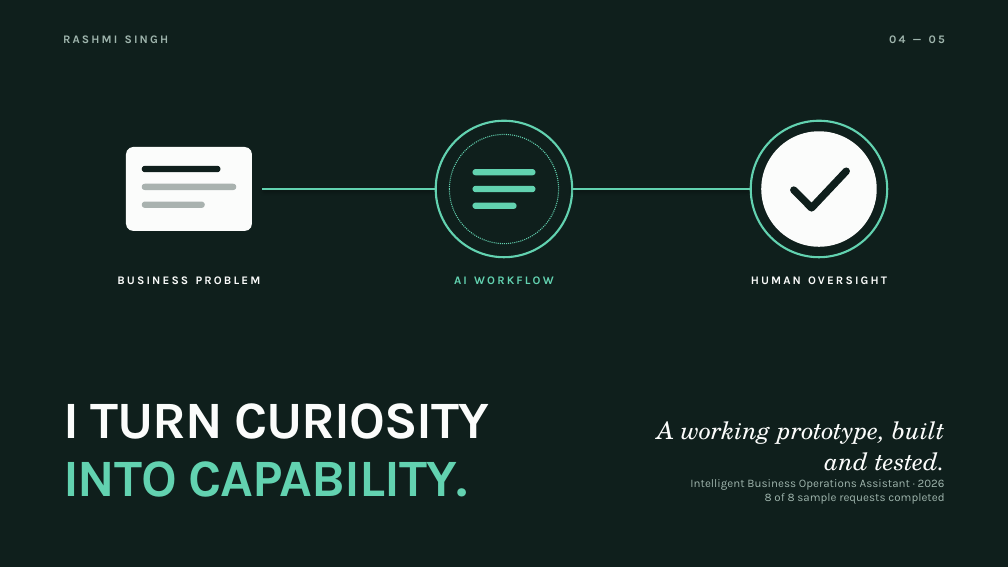
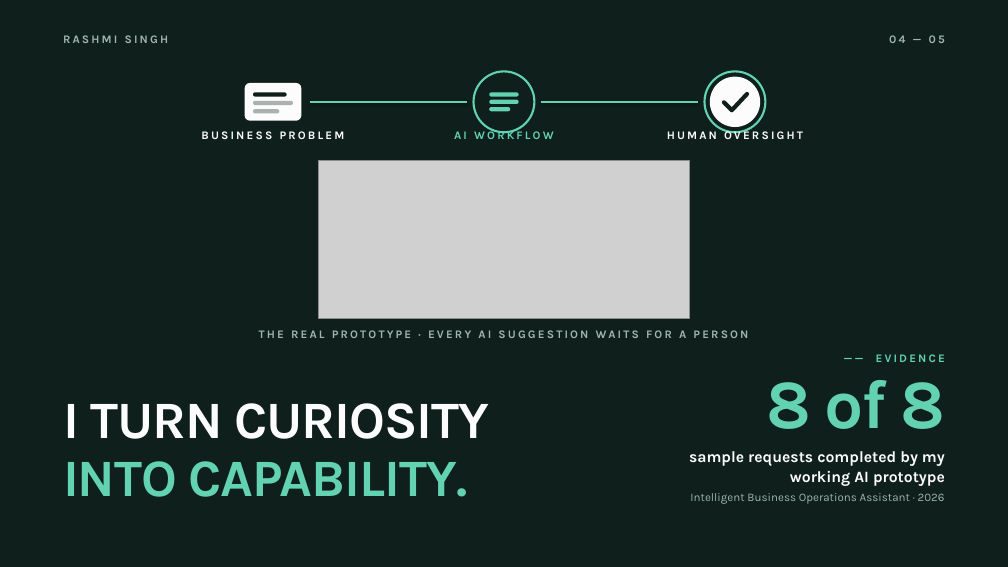
Before and after one commit to me-sunshine/cinematic-documentary-lab, a slide deck: slide 4 of out/rashmi-singh-pitch.pptx. Drawn at 1008x567 pixels with LibreOffice and Linux fonts; fonts in the diff are those of the drawing; grey boxes stand for pictures. Boxes give left, top, right and bottom in pixels: in the first picture for what was removed or moved away, otherwise in the second. Text is boxed around its words. In the diff, an @@ line names an element or a change of style, - is before the commit and + after.

```diff
--- a/out/rashmi-singh-pitch.pptx
+++ b/out/rashmi-singh-pitch.pptx
@@ rounded rectangle: place and size @@
-rounded rectangle at (126, 147, 253, 231)
+rounded rectangle at (245, 83, 302, 121)
@@ rounded rectangle at (245, 83, 302, 121): proportions changed @@
@@ ellipse: place and size @@
-ellipse at (436, 121, 572, 258)
+ellipse at (473, 71, 535, 132)
@@ ellipse added at (705, 71, 766, 132), outline #62D2B0 2 pt @@
@@ ellipse: place and size @@
-ellipse at (751, 121, 888, 258)
+ellipse at (710, 76, 761, 127)
@@ ellipse at (710, 76, 761, 127): fill none to #FBFCFB; outline #62D2B0 2 pt to none @@
@@ rounded rectangle: place and size @@
-rounded rectangle at (142, 166, 221, 172)
+rounded rectangle at (253, 92, 287, 97)
@@ rounded rectangle: place and size @@
-rounded rectangle at (142, 184, 237, 190)
+rounded rectangle at (253, 101, 293, 105)
@@ rounded rectangle: place and size @@
-rounded rectangle at (142, 202, 205, 208)
+rounded rectangle at (253, 109, 280, 113)
@@ line moved from (262, 189) - (436, 189) to (310, 102) - (467, 102) @@
@@ rounded rectangle: place and size @@
-rounded rectangle at (473, 169, 535, 175)
+rounded rectangle at (489, 100, 519, 104)
@@ rounded rectangle: place and size @@
-rounded rectangle at (473, 186, 535, 192)
+rounded rectangle at (489, 107, 510, 112)
@@ rounded rectangle: place and size @@
-rounded rectangle at (473, 203, 516, 209)
+rounded rectangle at (489, 92, 519, 97)
@@ line moved from (572, 189) - (751, 189) to (541, 102) - (699, 102) @@
@@ freeform shape added at (724, 94, 748, 110), outline #0F1F1C 4 pt @@
@@ text "BUSINESS PROBLEM": place and size @@
-text "BUSINESS PROBLEM" at (117, 276, 261, 284)
+text "BUSINESS PROBLEM" at (201, 131, 345, 139)
@@ text "AI WORKFLOW": place and size @@
-text "AI WORKFLOW" at (454, 276, 554, 284)
+text "AI WORKFLOW" at (454, 129, 554, 139)
@@ ellipse removed at (449, 135, 558, 243) @@
@@ text "HUMAN OVERSIGHT": place and size @@
-text "HUMAN OVERSIGHT" at (751, 276, 887, 284)
+text "HUMAN OVERSIGHT" at (667, 129, 803, 139)
@@ ellipse removed at (761, 132, 877, 247) @@
@@ picture added at (318, 160, 690, 318) @@
@@ freeform shape removed at (794, 171, 846, 208) @@
@@ text added at (259, 330, 748, 338), 11 pt, text #9FB5AD, bold @@
+THE REAL PROTOTYPE · EVERY AI SUGGESTION WAITS FOR A PERSON
@@ text added at (876, 354, 945, 362), 11 pt, text #62D2B0, bold @@
+—— EVIDENCE
@@ text added at (766, 380, 945, 429), 66 pt, text #62D2B0, bold @@
+8 of 8
@@ text at (657, 421, 945, 471): paragraph removed @@
-A working prototype, built and tested.
@@ text added at (689, 451, 945, 486), 15 pt, text #FBFCFB, bold @@
+sample requests completed by my working AI prototype
@@ text "Intelligent Business Operations Assistant · ...": place and size @@
-text "Intelligent Business Operations Assistant · ..." at (657, 421, 945, 504)
+text "Intelligent Business Operations Assistant · ..." at (690, 493, 945, 504)
@@ text "Intelligent Business Operations Assistant · ..." at (690, 493, 945, 504): line spacing 1.05 to 1; vertical alignment bottom to top @@
@@ text at (765, 493, 944, 504): paragraph removed @@
-8 of 8 sample requests completed
```
Also in this commit, not shown: 3 other slides changed, 8 other files.
